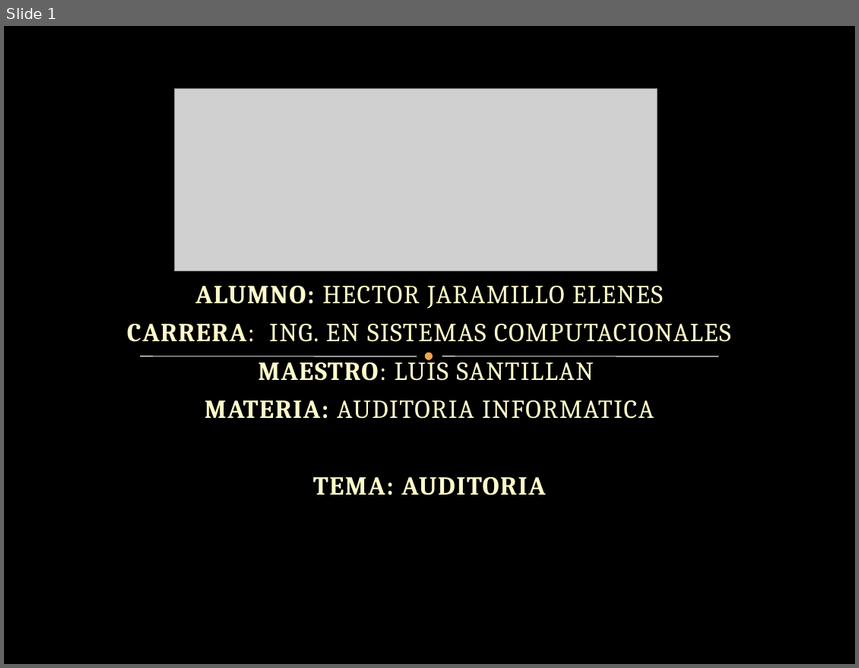
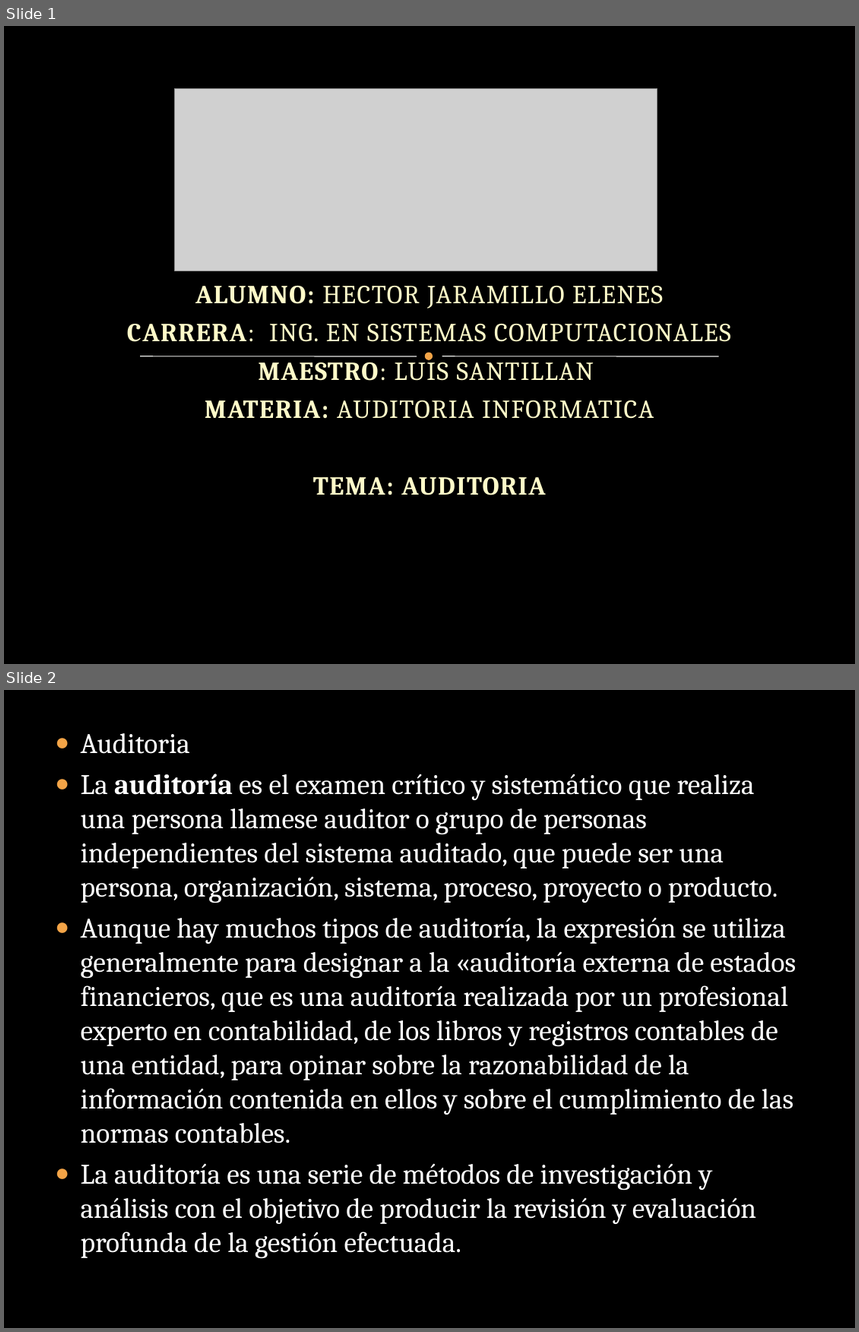
Before and after one commit to lc850/auditoria, a slide deck: HECTOR.pptx. Shown one above the other, each under a label of ours: slide 1 before the commit, slides 1 and 2 after it. The pictures are 859x668 and 859x1332 pixels, drawn with LibreOffice and Linux fonts; fonts in the diff are those of the drawing; grey boxes stand for pictures; background and template pictures are left out. Boxes give left, top, right and bottom in pixels: in the first picture for what was removed or moved away, otherwise in the second. Text is boxed around its words. In the diff, an @@ line names an element or a change of style, - is before the commit and + after.

```diff
--- a/HECTOR.pptx
+++ b/HECTOR.pptx
@@ slide 2 added at (4, 690, 855, 1328), background picture (left out) @@
@@ text added at (81, 733, 796, 1259), 24.1 pt, text #FFFFFF @@
+● Auditoria
+● La auditoría es el examen crítico y sistemático que realiza una persona llamese auditor o grupo de personas independientes del sistema auditado, que puede ser una persona, organización, sistema, proceso, proyecto o producto.
+● Aunque hay muchos tipos de auditoría, la expresión se utiliza generalmente para designar a la «auditoría externa de estados financieros, que es una auditoría realizada por un profesional experto en contabilidad, de los libros y registros contables de una entidad, para opinar sobre la razonabilidad de la información contenida en ellos y sobre el cumplimiento de las normas contables.
+● La auditoría es una serie de métodos de investigación y análisis con el objetivo de producir la revisión y evaluación profunda de la gestión efectuada.
```
Also in this commit, not shown: 1 slide removed.
